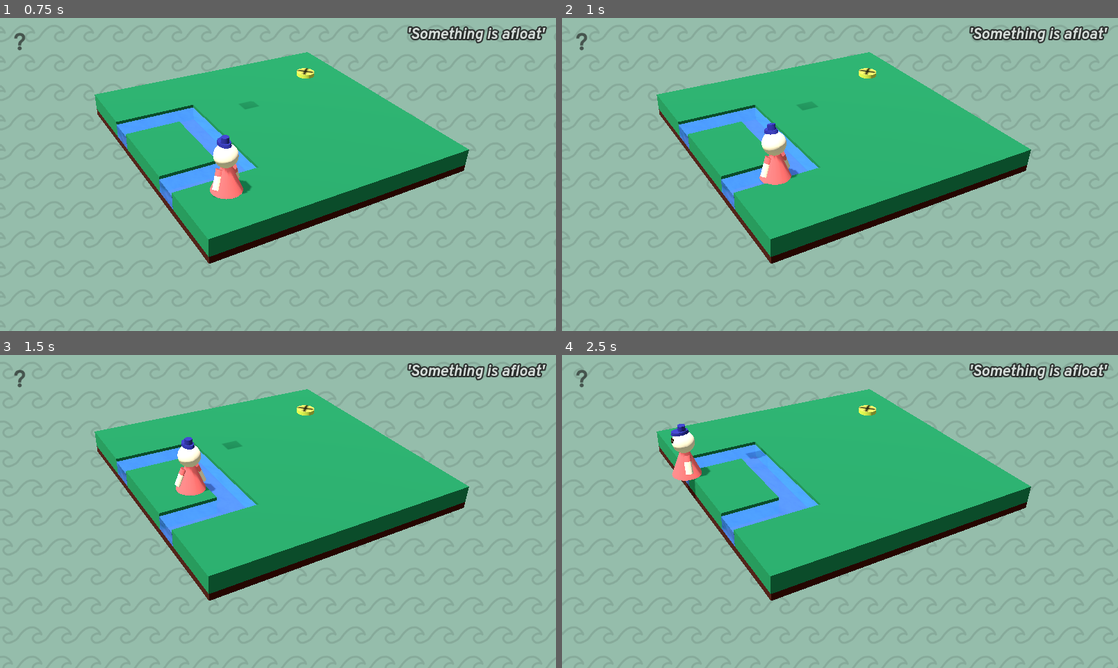
Above: before the commit, frames 1-4 (two rows, left to right).
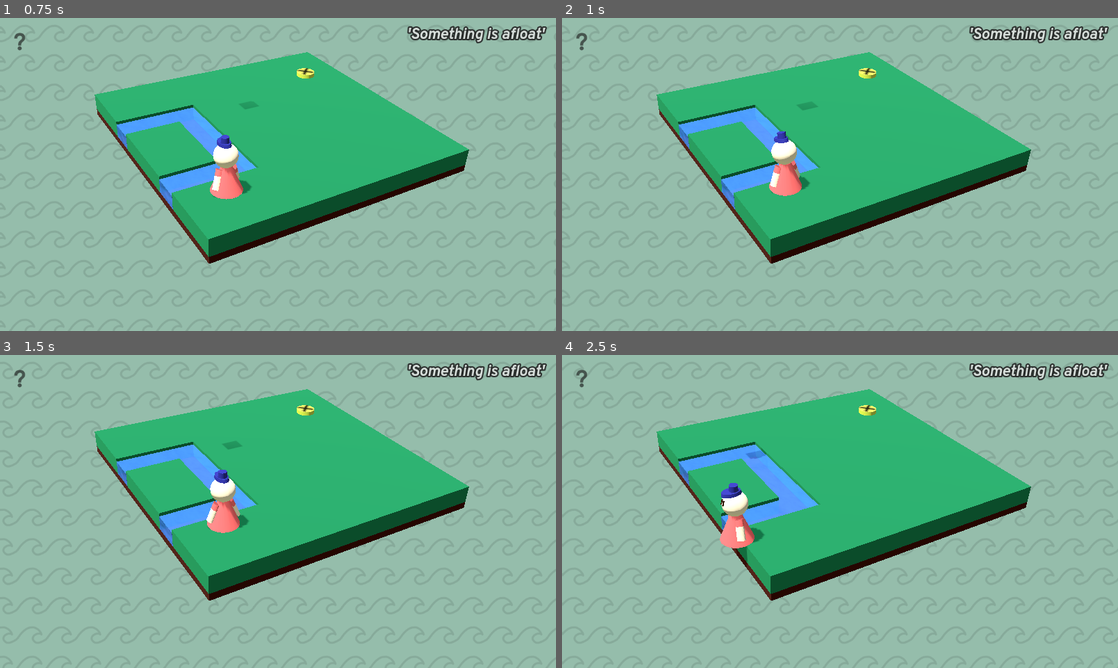
Above: after the commit, the same moments.

Repository: janhrastnik/derivery
Game: Godot game, scene res://scenes/levels/level 1/level_1.tscn
Same seed, same stepped clock (60 frames per second), same inputs: the game is played once before the commit and once after it.
Inputs (mouse positions are in pixels of both pictures, inside the frame that each line leads up to):
- Up to frame 1 (0.75 s): move the mouse to (250, 237) at 0.52 s; hold W (forward) from 0.53 s (still down); hold Space (interact) from 0.53 s (still down)
- Up to frame 2 (1 s): keep holding W (forward); keep holding Space (interact)
- Up to frame 3 (1.5 s): keep holding W (forward); move the mouse to (444, 558) at 1.27 s; release Space (interact) at 1.28 s; tap Space (interact) at 1.35 s
- Up to frame 4 (2.5 s): move the mouse to (673, 464) at 2.02 s; release W (forward) at 2.03 s; hold A (left) from 2.03 s (still down); hold Space (interact) from 2.03 s (still down)

Frame 1 is identical in both runs. In frame 2, 1.2% of the frame differs, in the area x 35-45%, y 33-57%; in frame 3, 1.6%; in frame 4, 1.8%, in the area x 19-37%, y 22-68%.

Commit message:
river floating

Diff:
--- a/scenes/interactable/delivery_box.gd
+++ b/scenes/interactable/delivery_box.gd
@@ -2,12 +2,30 @@
 
 extends RigidBody3D
 
+var in_river = false
 
 # Called when the node enters the scene tree for the first time.
 func _ready() -> void:
 	Singleton.delivery_box = self
 
-
 # Called every frame. 'delta' is the elapsed time since the previous frame.
 func _process(delta: float) -> void:
 	pass
+
+func _on_river_seeking_area_body_entered(body: Node3D) -> void:
+	if body is River and not in_river:
+		river_enter(body)
+
+func river_enter(river: River):
+	in_river = true
+	call_deferred("deffered_river_enter", river)
+
+func deffered_river_enter(river: River):
+	reparent(river)
+	gravity_scale = 0
+	disable_mode = DISABLE_MODE_REMOVE
+	set_collision_mask_value(2, false)
+	set_collision_layer_value(1, false)
+	# process_mode = Node.PROCESS_MODE_DISABLED
+	linear_velocity = Vector3.ZERO
+	river.calculate_path(self)
--- a/scenes/interactable/delivery_box.tscn
+++ b/scenes/interactable/delivery_box.tscn
@@ -8,6 +8,8 @@
 [sub_resource type="BoxShape3D" id="BoxShape3D_2ybsr"]
 size = Vector3(2, 2, 2)
 
+[sub_resource type="BoxShape3D" id="BoxShape3D_hrvwq"]
+
 [node name="Delivery Box" type="RigidBody3D"]
 physics_material_override = SubResource("PhysicsMaterial_gu8nj")
 script = ExtResource("1_8obv5")
@@ -16,3 +18,13 @@
 shape = SubResource("BoxShape3D_2ybsr")
 
 [node name="delivery_box" parent="." instance=ExtResource("2_g8a4s")]
+
+[node name="River Seeking Area" type="Area3D" parent="."]
+collision_layer = 2
+collision_mask = 2
+
+[node name="CollisionShape3D" type="CollisionShape3D" parent="River Seeking Area"]
+shape = SubResource("BoxShape3D_hrvwq")
+
+[connection signal="body_entered" from="." to="." method="_on_body_entered"]
+[connection signal="body_entered" from="River Seeking Area" to="." method="_on_river_seeking_area_body_entered"]
--- a/scenes/levels/level 1/level_1_river.tscn
+++ b/scenes/levels/level 1/level_1_river.tscn
@@ -1,15 +1,21 @@
-[gd_scene load_steps=4 format=3 uid="uid://dmcsr0ferwop8"]
+[gd_scene load_steps=6 format=3 uid="uid://dmcsr0ferwop8"]
 
+[ext_resource type="Script" path="res://scenes/water/river.gd" id="1_nraj1"]
 [ext_resource type="PackedScene" uid="uid://do20nksahbwpy" path="res://scenes/water/level_1_river.glb" id="1_rq7es"]
+[ext_resource type="Resource" uid="uid://cgg775e1svy2x" path="res://scenes/levels/level 1/river1.tres" id="2_0vfuk"]
 [ext_resource type="Material" uid="uid://bco8ocu4lskyd" path="res://materials/water_material.tres" id="2_tqrhk"]
 
 [sub_resource type="ConcavePolygonShape3D" id="ConcavePolygonShape3D_qkagn"]
 data = PackedVector3Array(-1.334, 1.047, 5.0611, 0.666, 1.047, 4.5035, 0.666, 1.047, 5.0611, -0.0007, 1.047, 4.5035, -1 …(4932 unchanged characters)…
 
 [node name="StaticBody3D" type="StaticBody3D"]
+collision_layer = 2
+collision_mask = 2
+script = ExtResource("1_nraj1")
+river_resource = ExtResource("2_0vfuk")
 
 [node name="CollisionShape3D" type="CollisionShape3D" parent="."]
-transform = Transform3D(6, 0, 0, 0, 1, 0, 0, 0, 2, 0, 0, 0)
+transform = Transform3D(6, 0, 0, 0, 2.5, 0, 0, 0, 2, 0, 0, 0)
 shape = SubResource("ConcavePolygonShape3D_qkagn")
 
 [node name="level_1_river" parent="." instance=ExtResource("1_rq7es")]
@@ -17,4 +23,13 @@
 [node name="Cube" parent="level_1_river" index="0"]
 material_override = ExtResource("2_tqrhk")
 
+[node name="Path3D" type="Path3D" parent="."]
+
+[node name="PathFollow3D" type="PathFollow3D" parent="Path3D"]
+transform = Transform3D(0.999997, 0, 0, 0, 1, 0, 0, 0, 0.999997, 0, 0, 0)
+rotation_mode = 0
+cubic_interp = false
+loop = false
+tilt_enabled = false
+
 [editable path="level_1_river"]
--- /dev/null
+++ b/scenes/levels/level 1/river1.gd
@@ -0,0 +1,10 @@
+class_name River1Resource
+
+extends Resource
+
+var points = [
+	Vector3(-7, 0, -8),
+	Vector3(2, 0, -8),
+	Vector3(2, 0, 8),
+	Vector3(-9.5, 0, 8)
+]
--- /dev/null
+++ b/scenes/levels/level 1/river1.tres
@@ -0,0 +1,6 @@
+[gd_resource type="Resource" script_class="River1Resource" load_steps=2 format=3 uid="uid://cgg775e1svy2x"]
+
+[ext_resource type="Script" path="res://scenes/levels/level 1/river1.gd" id="1_wruya"]
+
+[resource]
+script = ExtResource("1_wruya")
--- a/scenes/singleton/singleton.gd
+++ b/scenes/singleton/singleton.gd
@@ -6,16 +6,6 @@
 
 var player = null
 var delivery_box = null
-
-var player_s_pos = [
-	Vector3(-16, 1.5, -14),
-	Vector3(-14, 3, 15.5)
-]
-
-var box_s_pos = [
-	Vector3(1, 2, -15),
-	Vector3(-16, 50, -7.5)
-]
 
 var level_names = [
 	"'Straight to the point'",
--- /dev/null
+++ b/scenes/water/river.gd
@@ -0,0 +1,86 @@
+class_name River
+
+extends StaticBody3D
+
+@onready var path: Path3D = get_node("Path3D")
+@onready var path_follow: PathFollow3D = get_node("Path3D/PathFollow3D")
+
+@export var river_resource: Resource
+
+var points: Array = []
+
+var box_ref: DeliveryBox = null
+
+var is_floating_box = false
+
+# Called when the node enters the scene tree for the first time.
+func _ready() -> void:
+	points = river_resource.points
+	# print(points)
+
+
+# Called every frame. 'delta' is the elapsed time since the previous frame.
+func _process(delta: float) -> void:
+	pass
+
+func _physics_process(delta: float) -> void:
+	if is_floating_box:
+		path_follow.progress += 4 * delta
+		if path_follow.progress_ratio == 1:
+			leave_river()
+
+func calculate_path(box: DeliveryBox):
+	var c: Vector3 = box.position
+	c.y = 0.2
+	print("c position: ", c)
+
+	var projected_point = Vector3.ZERO
+	var breakpoint_index = 0
+
+	for i in range(len(points) - 1):
+		var a: Vector3 = points[i]
+		var b: Vector3 = points[i+1]
+		# print("a: ", a, ", b:", b)
+		# print("c position: ", c)
+
+		var ab: Vector3 = b - a
+		var ac: Vector3 = c - a
+
+		# print("ab: ", ab, ", ac: ", ac)
+
+		var dotted = ab.dot(ac)
+		var mag = ab.dot(ab)
+
+		var md = dotted / mag
+
+		# print("md: ", md, ", ab * md: ", ab*md)
+
+		var proj = a + ab*md
+		var proj_diff = (proj - c).length()
+		# print("PROJECTION: ", proj, ", DIFF: ", proj_diff)
+		# print(proj.length())
+
+		if proj_diff < 1:
+			# good enough...
+			projected_point = proj
+			breakpoint_index = i
+			break
+
+	var curve = Curve3D.new()
+	var new_points = points.slice(breakpoint_index+1)
+	new_points.insert(0, projected_point)
+	for p in new_points:
+		curve.add_point(p)
+	path.curve = curve
+	# print(new_points)
+	# print(curve)
+	box.position = projected_point
+	box.position += Vector3(0, 1, 0) # make box visible
+	path_follow.position = projected_point
+	box.reparent(path_follow)
+	box_ref = box
+	is_floating_box = true
+
+func leave_river():
+	is_floating_box = false
+	box_ref.gravity_scale = 1
Not shown: 1 places in scenes/interactable/delivery_box.tscn that only renumber resources
